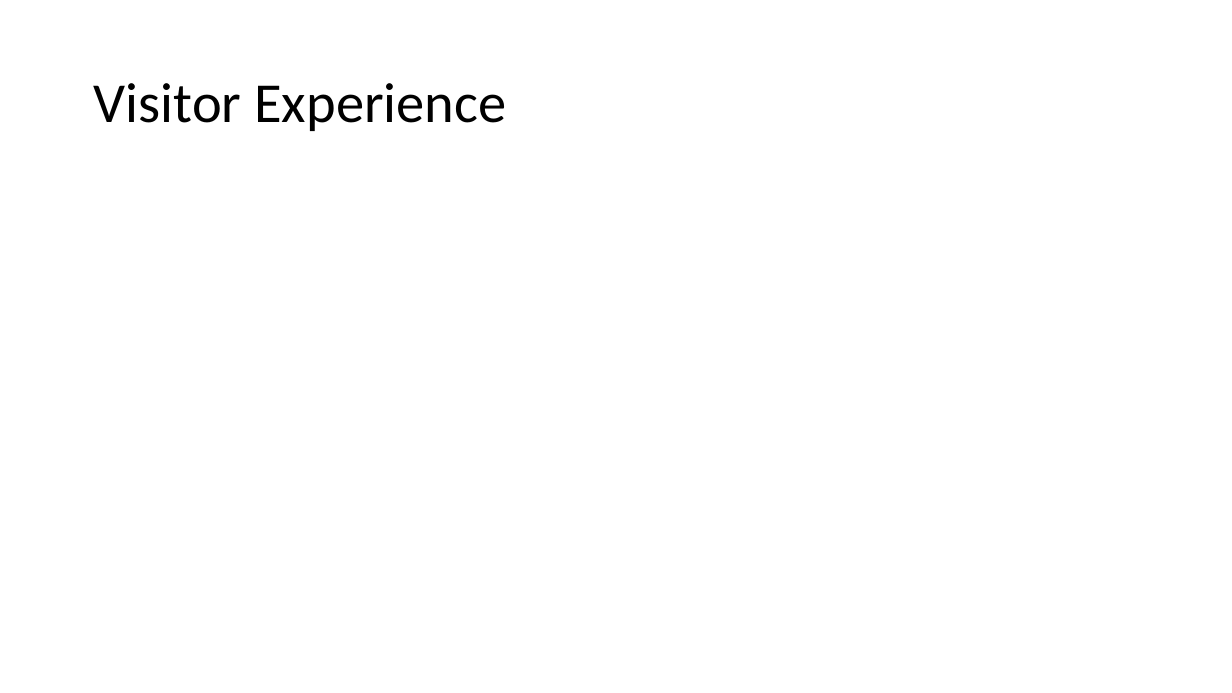
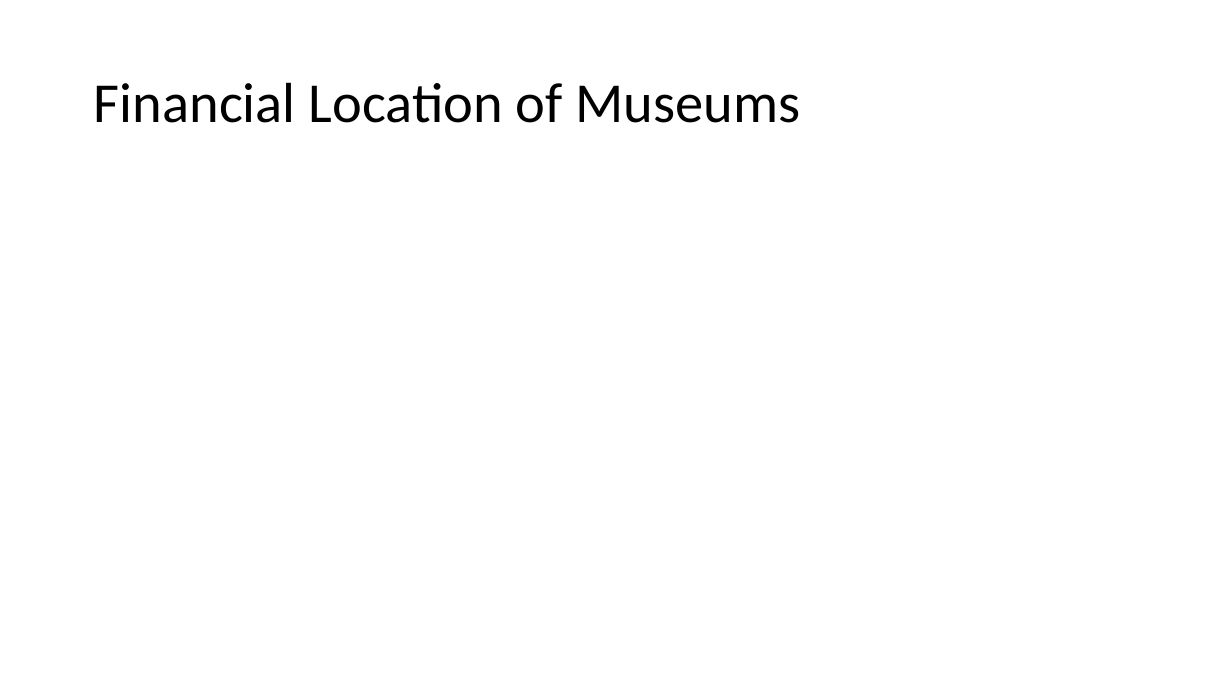
Before and after one commit to JackyUT2023/project3-group8, a slide deck: slide 8 of Project 3 Group 8 - Museums of the United States.pptx. Drawn at 1232x693 pixels with LibreOffice and Linux fonts; fonts in the diff are those of the drawing. Boxes give left, top, right and bottom in pixels: in the first picture for what was removed or moved away, otherwise in the second. Text is boxed around its words. In the diff, an @@ line names an element or a change of style, - is before the commit and + after.

```diff
--- a/Project 3 Group 8 - Museums of the United States.pptx
+++ b/Project 3 Group 8 - Museums of the United States.pptx
@@ title at bbox=[94, 82, 800, 123]: text changed @@
-Visitor Experience
+Financial Location of Museums
```
Also in this commit, not shown: 5 other slides changed.
